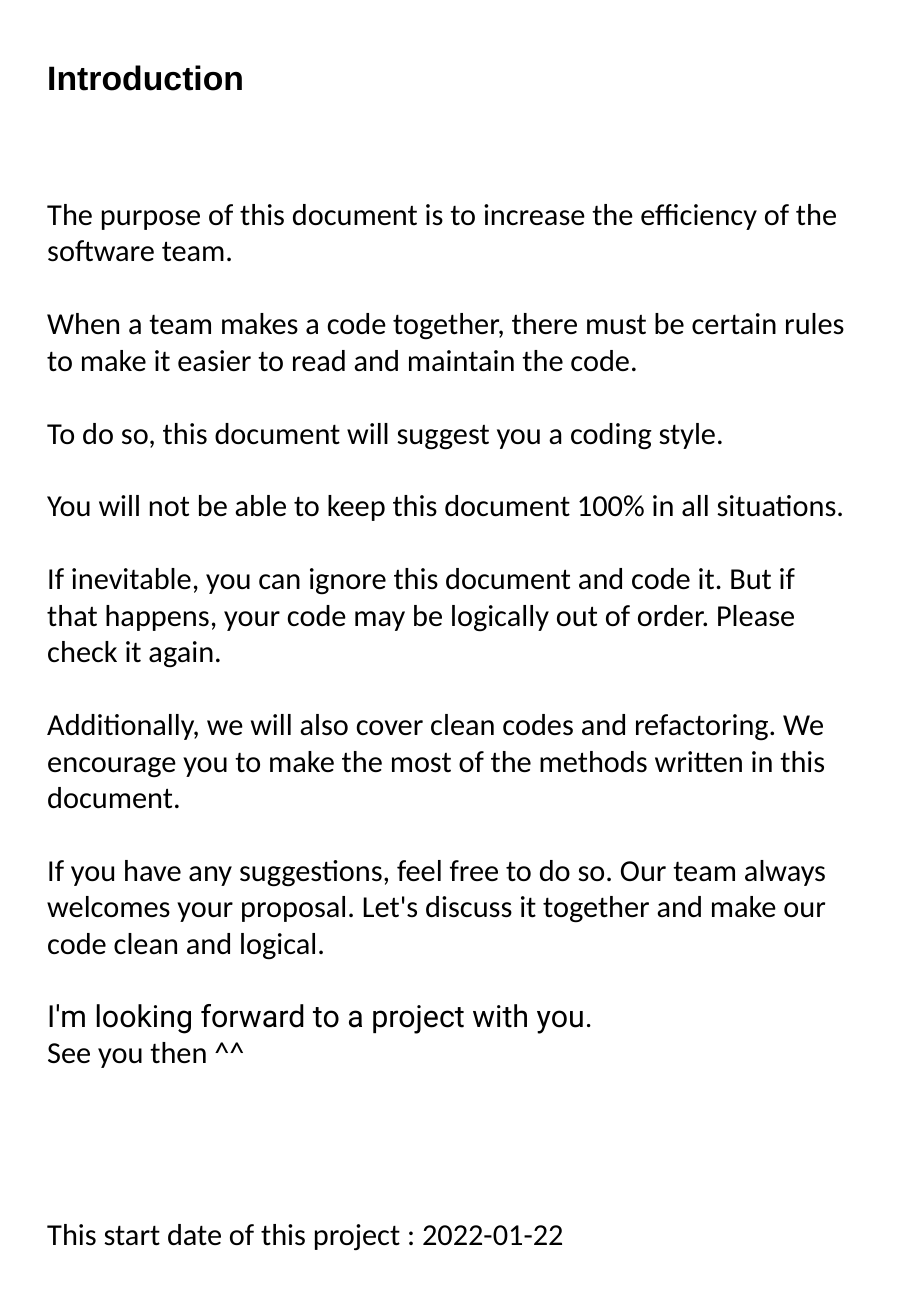
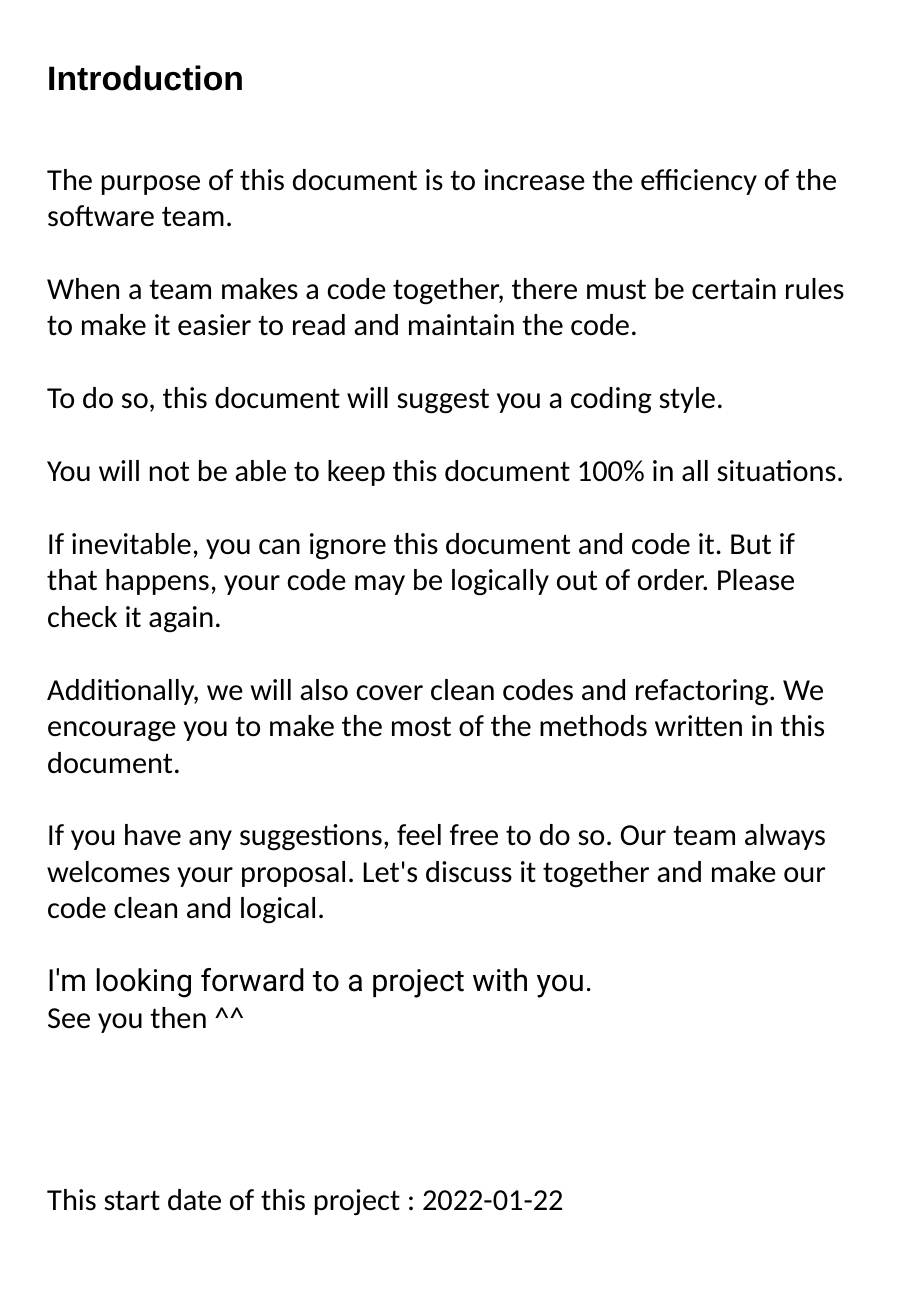
Before and after one commit to SeongJun-Hwang/TeamConvention, a slide deck: slide 2 of Team_convention.pptx. Drawn at 911x1316 pixels with LibreOffice and Linux fonts; fonts in the diff are those of the drawing. Boxes give left, top, right and bottom in pixels: in the first picture for what was removed or moved away, otherwise in the second. Text is boxed around its words. In the diff, an @@ line names an element or a change of style, - is before the commit and + after.

Commit message:
add WTF

```diff
--- a/Team_convention.pptx
+++ b/Team_convention.pptx
@@ text "The purpose of this document ..." moved from (x1=47, y1=204, x2=844, y2=1251) to (x1=47, y1=169, x2=844, y2=1216) @@
```
Also in this commit, not shown: 1 slide added, 1 slide removed.
